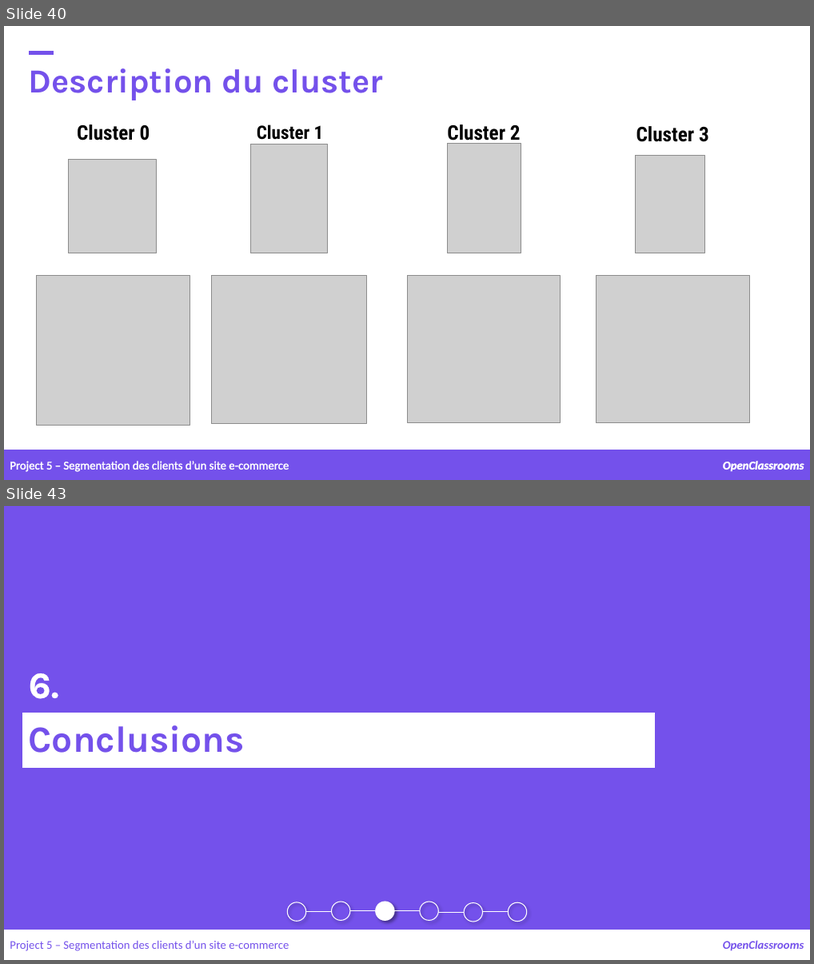
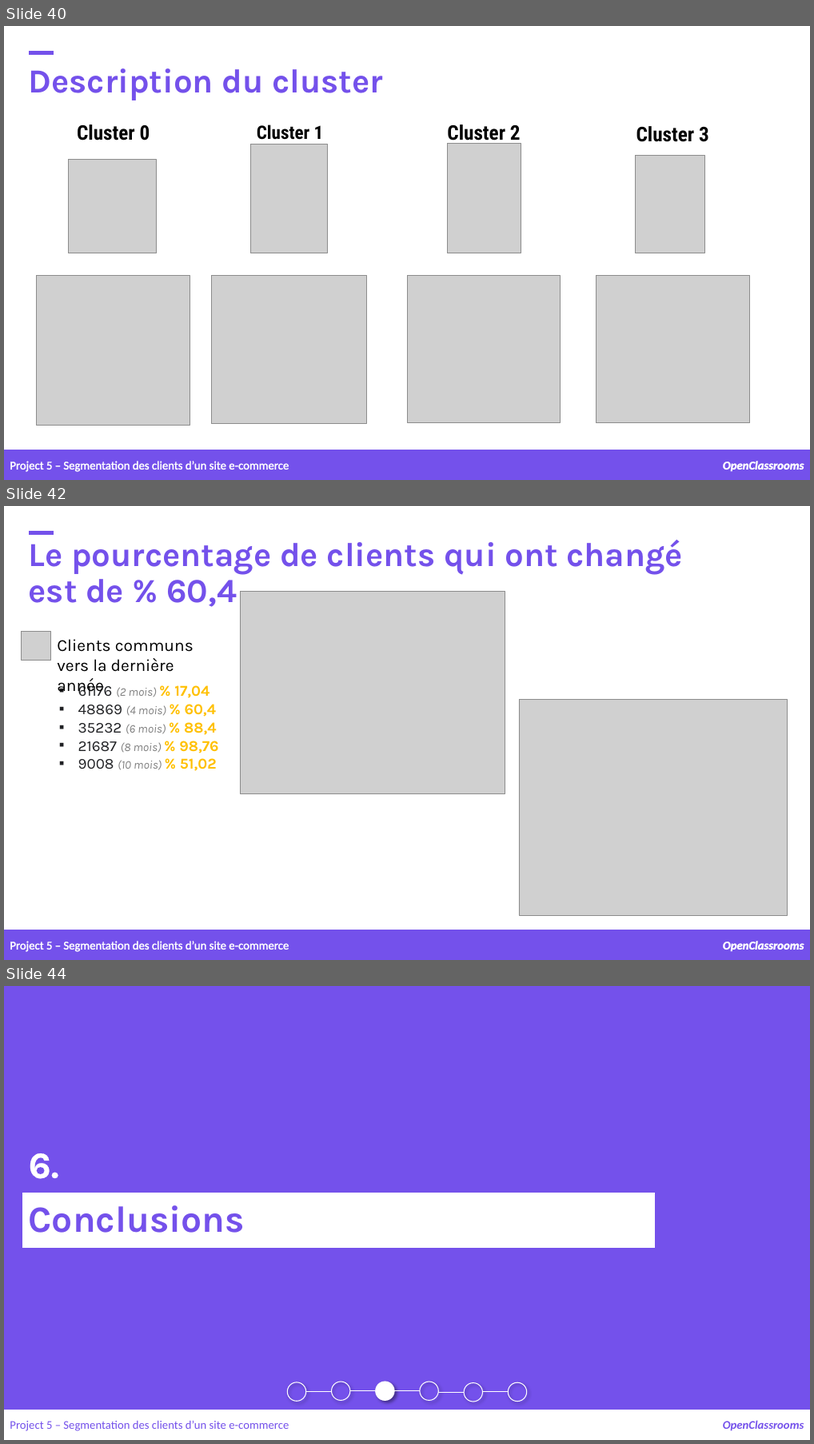
Before and after one commit to samirhinojosa/OC-P5-segment-customers-of-website, a slide deck: supports/P5_presentation v3.pptx. Shown one above the other, each under a label of ours: slides 40 and 43 before the commit, slides 40, 42 and 44 after it; the slides between them are not shown. The pictures are 814x964 and 814x1444 pixels, drawn with LibreOffice and Linux fonts; fonts in the diff are those of the drawing; grey boxes stand for pictures; background and template pictures are left out. Boxes give left, top, right and bottom in pixels: in the first picture for what was removed or moved away, otherwise in the second. Text is boxed around its words. In the diff, an @@ line names an element or a change of style, - is before the commit and + after.

```diff
--- a/supports/P5_presentation v3.pptx
+++ b/supports/P5_presentation v3.pptx
@@ slide 42 added at (4,506,810,960), background picture (left out) @@
@@ rectangle added at (29,531,53,535), fill #7451EB, outline #7451EB 1 pt @@
@@ text added at (29,540,683,607), 40 pt, text #7451EB, bold @@
+Le pourcentage de clients qui ont changé est de % 60,4
@@ picture added at (241,592,505,794) @@
@@ picture added at (21,632,51,660) @@
@@ text added at (57,639,194,696), 20 pt, text #000000 @@
+Clients communs vers la dernière année
@@ text added at (78,682,218,771), 18 pt, text #808080 @@
+▪ 61176 (2 mois) % 17,04
+▪ 48869 (4 mois) % 60,4
+▪ 35232 (6 mois) % 88,4
+▪ 21687 (8 mois) % 98,76
+▪ 9008 (10 mois) % 51,02
@@ picture added at (519,699,787,915) @@
@@ rectangle added at (4,929,810,960), fill #7451EB, outline #7451EB 1 pt @@
@@ text added at (10,940,289,952), 14 pt, text #FFFFFF @@
+Project 5 – Segmentation des clients d’un site e-commerce
@@ text added at (723,940,805,951), 14 pt, text #FFFFFF, bold, italic @@
+OpenClassrooms
@@ what was slide 43 is now slide 44 @@
```
Also in this commit, not shown: 2 slides changed, 1 other slide added, 22 other files.
